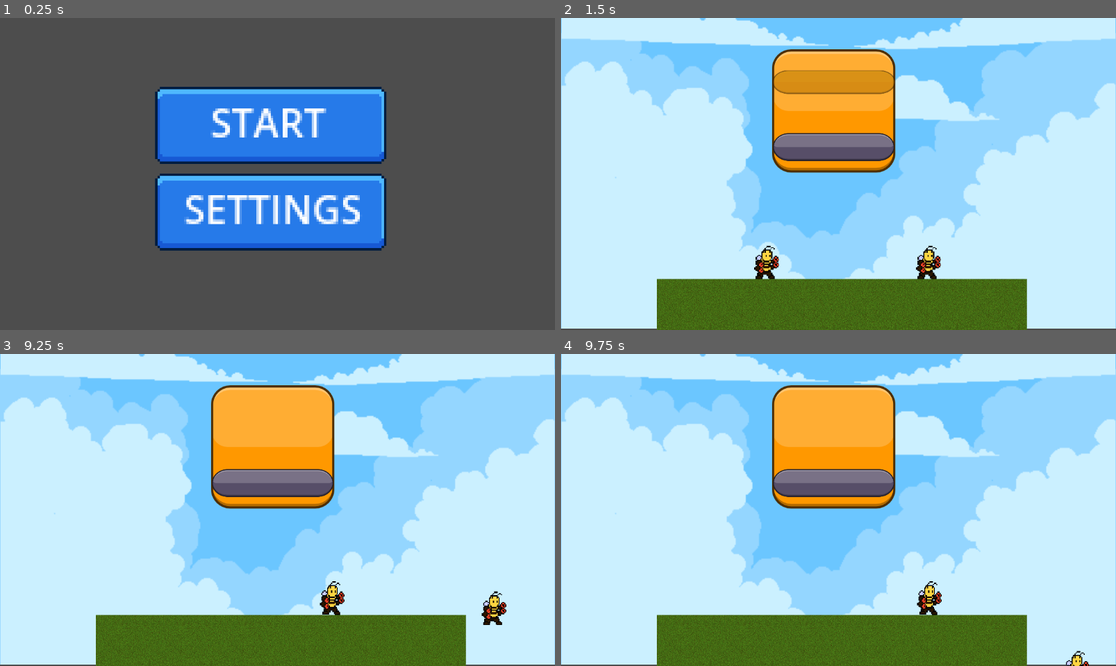
Above: before the commit, frames 1-4 (two rows, left to right).
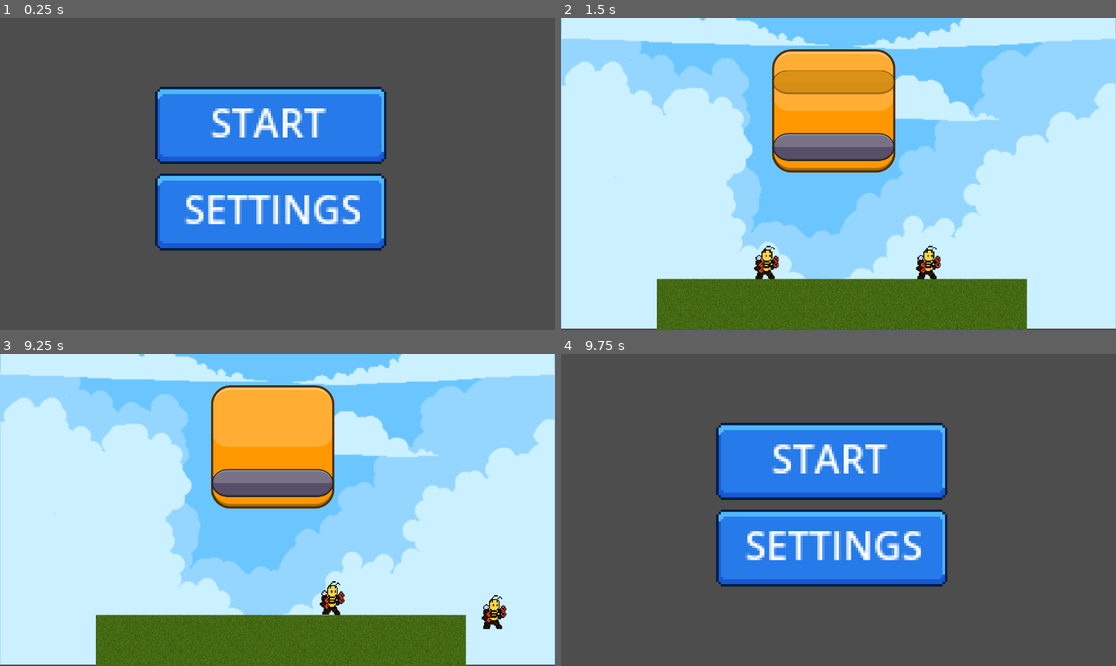
Above: after the commit, the same moments.

Repository: fossesv17/rhythm-fight-game
Game: Godot game, scene res://scenes/start_menu.tscn
Same seed, same stepped clock (60 frames per second), same inputs: the game is played once before the commit and once after it. Sound files missing from this copy of the repository are replaced by a short silence.
Inputs:
- Up to frame 1 (0.25 s): no input
- Up to frame 2 (1.5 s): click "START" at 0.5 s; hold Right (p1_right) from 1.28 s (still down); tap S (p2_down) at 1.35 s
- Up to frame 3 (9.25 s): tap Space (p1_jump) at 1.52, 2.27, 3.77, 4.52, 5.27, 6.77, 7.52, 8.27 s; tap A (p2_left) at 2.1, 5.1, 8.1 s; release Right (p1_right) at 2.78 s; hold Left (p1_left) 2.78-3.53 s; hold D (p2_right) 2.78-3.53 s; hold Right (p1_right) 3.53-5.03 s; tap W (p2_up) at 3.6, 6.6 s; tap S (p2_down) at 4.35, 7.35 s; hold Left (p1_left) 5.03-5.78 s; hold Right (p1_right) 5.78-6.53 s; hold D (p2_right) 5.78-6.53 s; hold Left (p1_left) 6.53-8.03 s; hold Right (p1_right) from 8.03 s (still down); hold D (p2_right) from 8.78 s (still down)
- Up to frame 4 (9.75 s): keep holding Right (p1_right); release D (p2_right) at 9.53 s; tap W (p2_up) at 9.6 s

Frames 1-2 are identical in both runs. In frame 3, 0.3% of the frame differs, in the area x 86-92%, y 75-89%; in frame 4, 100%, in the area x 0-100%, y 0-100%.

Commit message:
minor fix

Diff:
--- a/project.godot
+++ b/project.godot
@@ -91,7 +91,8 @@
 [layer_names]
 
 2d_physics/layer_1="Caida"
-2d_physics/layer_2="PlA"
+2d_physics/layer_2="Player1"
+2d_physics/layer_3="Player2"
 
 [rendering]
 
--- a/scenes/bee.tscn
+++ b/scenes/bee.tscn
@@ -5,7 +5,7 @@
 [ext_resource type="Texture2D" uid="uid://ldu2l1njhyon" path="res://sprites/bee/bee_idle.png" id="3_78fnn"]
 
 [sub_resource type="RectangleShape2D" id="RectangleShape2D_gbel3"]
-size = Vector2(50.5, 63)
+size = Vector2(40, 63)
 
 [sub_resource type="Animation" id="Animation_vv0eo"]
 length = 0.45
@@ -183,7 +183,7 @@
 hframes = 15
 
 [node name="CollisionShape2D" type="CollisionShape2D" parent="."]
-position = Vector2(-0.75, -11)
+position = Vector2(-3, -11)
 shape = SubResource("RectangleShape2D_gbel3")
 
 [node name="AnimationPlayer" type="AnimationPlayer" parent="."]
--- a/scenes/game.tscn
+++ b/scenes/game.tscn
@@ -49,14 +49,16 @@
 [node name="Bee" parent="." instance=ExtResource("2_dbqo5")]
 position = Vector2(11, 60)
 collision_layer = 2
+collision_mask = 5
 
 [node name="Bee2" parent="." instance=ExtResource("2_dbqo5")]
 position = Vector2(377, 60)
-collision_layer = 2
+collision_layer = 4
+collision_mask = 3
 script = ExtResource("8_1l3y4")
 
 [node name="AreaCaida" type="Area2D" parent="."]
-collision_mask = 2
+collision_mask = 6
 script = ExtResource("9_c3lg5")
 
 [node name="CollisionShape2D" type="CollisionShape2D" parent="AreaCaida"]
